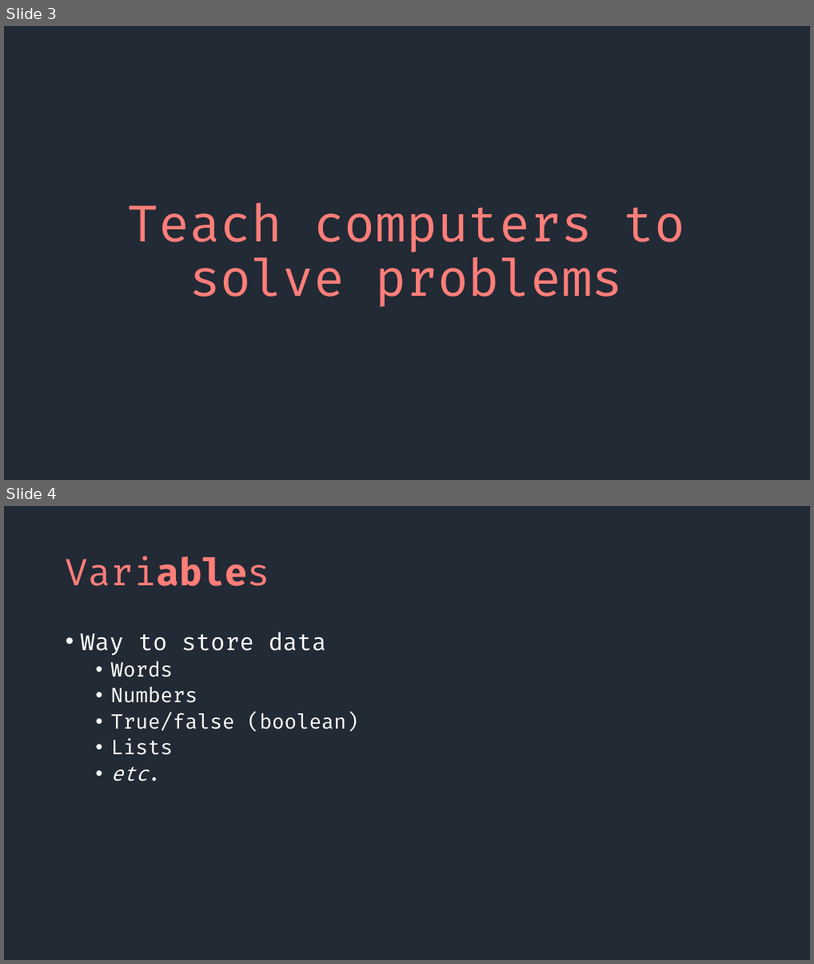
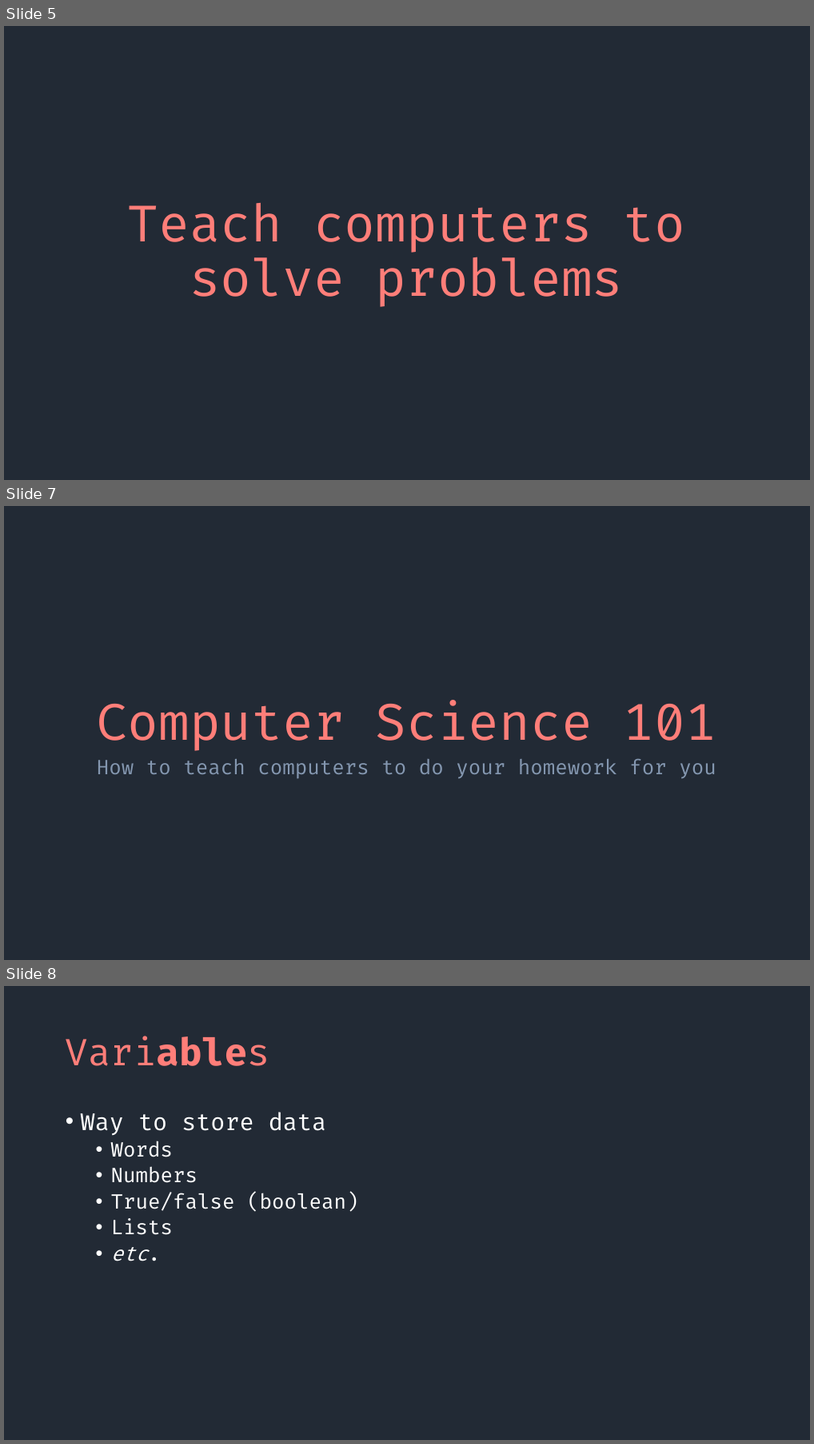
Before and after one commit to SeanMcP/college-career-day, a slide deck: presentation.pptx. Shown one above the other, each under a label of ours: slides 3 and 4 before the commit, slides 5, 7 and 8 after it; the slides between them are not shown. The pictures are 814x964 and 814x1444 pixels, drawn with LibreOffice and Linux fonts; fonts in the diff are those of the drawing. Boxes give left, top, right and bottom in pixels: in the first picture for what was removed or moved away, otherwise in the second. Text is boxed around its words. In the diff, an @@ line names an element or a change of style, - is before the commit and + after.

```diff
--- a/presentation.pptx
+++ b/presentation.pptx
@@ slide 7 added at [4, 506, 810, 960], background #222A35 @@
@@ title added at [97, 700, 717, 751], 60 pt, text #FF7E79 @@
+Computer Science 101
@@ text added at [97, 759, 717, 779], 24 pt, text #8497B0 @@
+How to teach computers to do your homework for you
@@ what was slide 3 is now slide 5 @@
@@ what was slide 4 is now slide 8 @@
```
Also in this commit, not shown: 9 slides changed, 16 other slides added.
